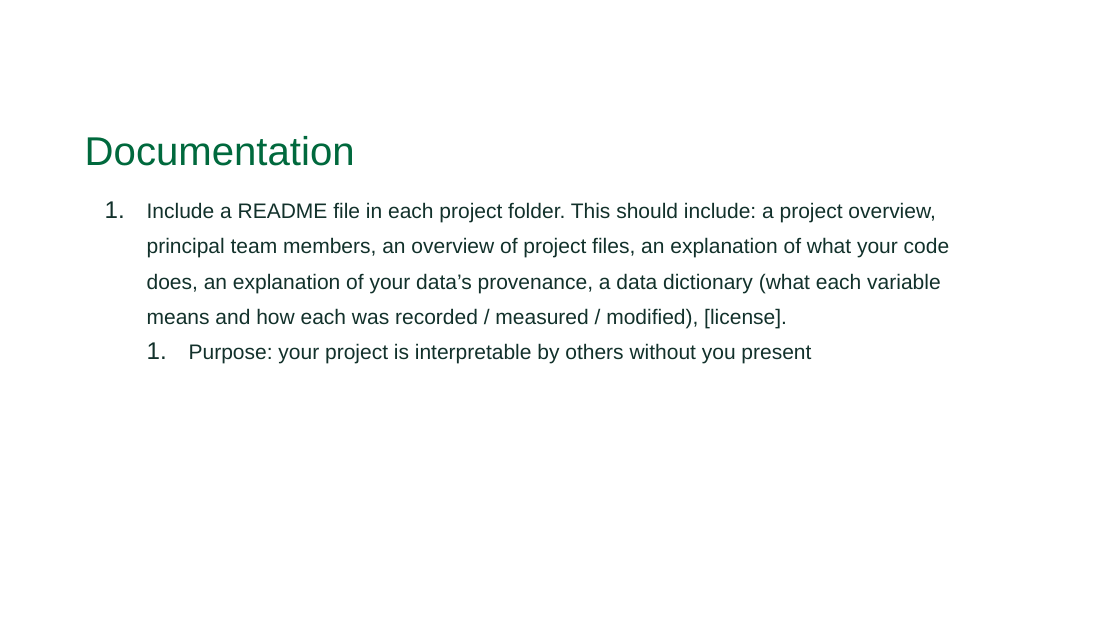
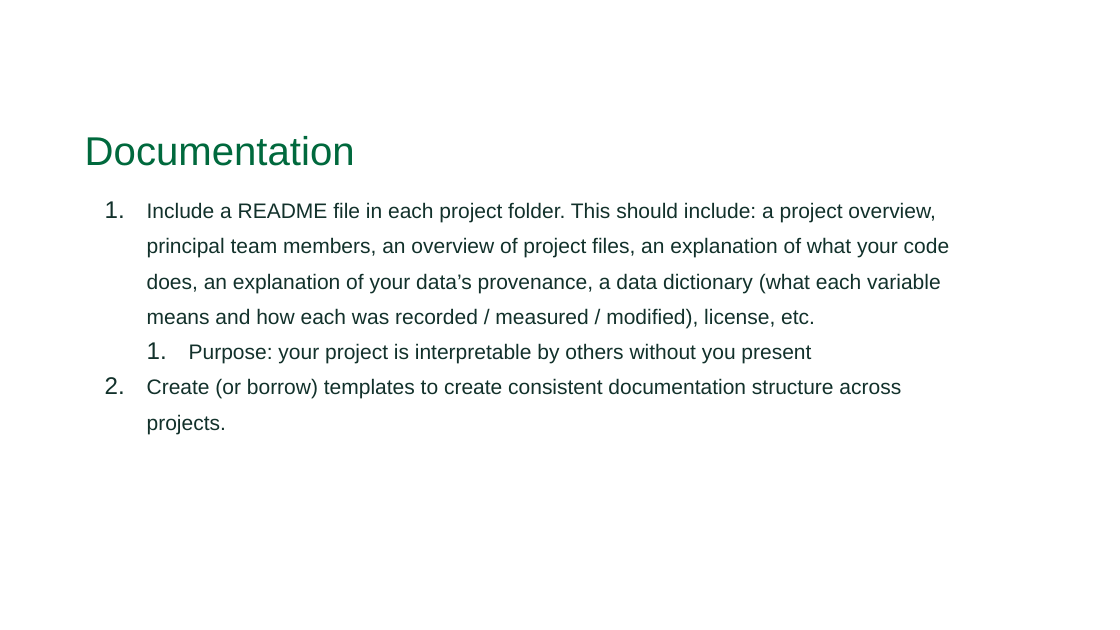
Before and after one commit to Dartmouth-Libraries/r_research-fundamentals_ws, a slide deck: slide 18 of slides/04a_Computation-Research_Best-Practices.pptx (slide 19 before the commit). Drawn at 1120x630 pixels with LibreOffice and Linux fonts; fonts in the diff are those of the drawing; background and template pictures are left out. Boxes give left, top, right and bottom in pixels: in the first picture for what was removed or moved away, otherwise in the second. Text is boxed around its words. In the diff, an @@ line names an element or a change of style, - is before the commit and + after.

Commit message:
update slides 04a

```diff
--- a/slides/04a_Computation-Research_Best-Practices.pptx
+++ b/slides/04a_Computation-Research_Best-Practices.pptx
@@ text at (147, 202, 950, 328): text changed @@
-  1. Include a README file in each project folder. This should include: a project overview, principal team members, an overview of project files, an explanation of what your code does, an explanation of your data’s provenance, a data dictionary (what each variable means and how each was recorded / measured / modified), [license].
+  1. Include a README file in each project folder. This should include: a project overview, principal team members, an overview of project files, an explanation of what your code does, an explanation of your data’s provenance, a data dictionary (what each variable means and how each was recorded / measured / modified), license, etc.
@@ text at (147, 378, 901, 434): paragraph added @@
+  2. Create (or borrow) templates to create consistent documentation structure across projects.
```
Also in this commit, not shown: 3 other slides changed, 7 slides added, 3 slides removed.
